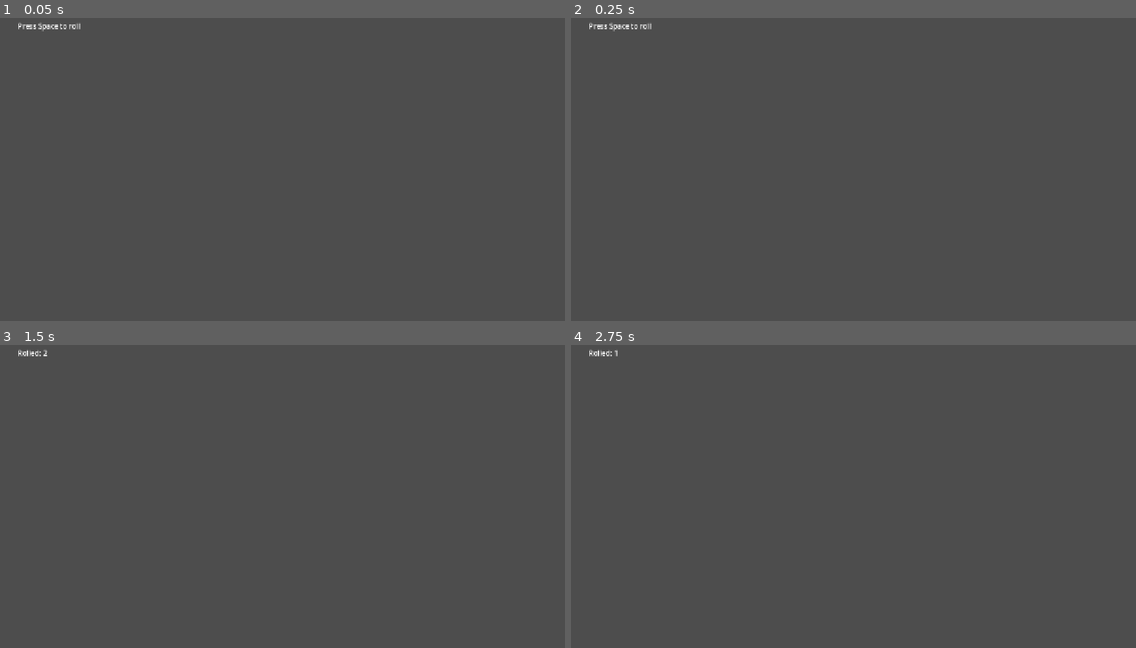
Above: before the commit, frames 1-4 (two rows, left to right).
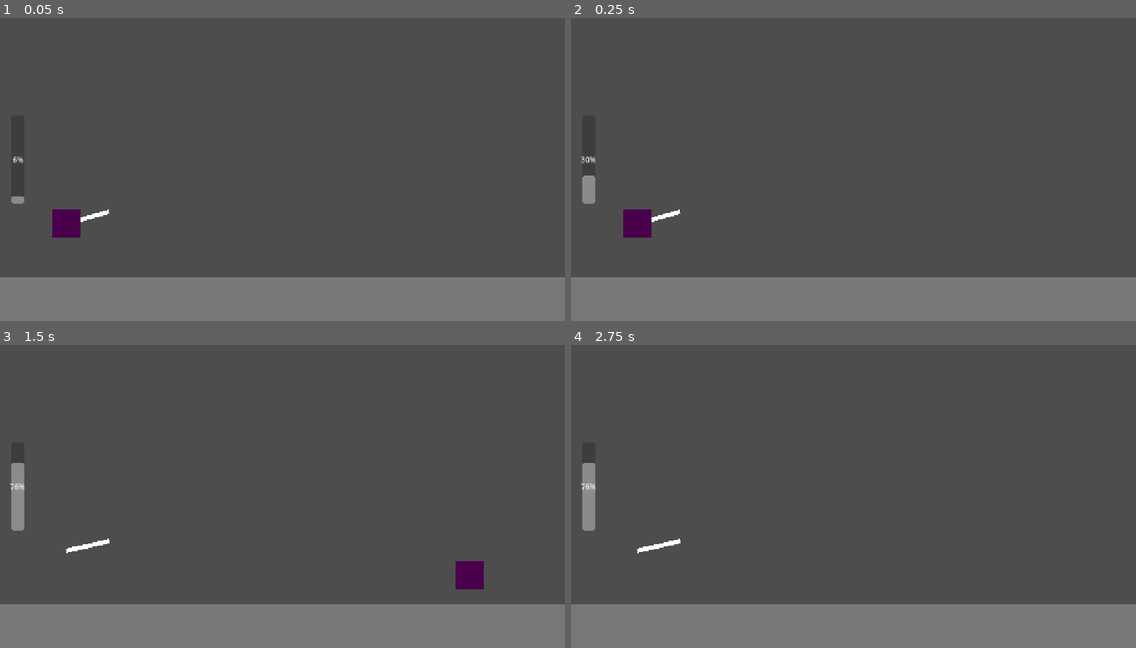
Above: after the commit, the same moments.

Repository: neltholomew/throw_the_dice
Game: Godot game, scene res://scenes/main/game.tscn
The game is run twice, just before and just after one commit, with the same random seed, the same clock (stepped at 60 frames per second) and the same inputs. Before the commit the project starts from res://scenes/main.tscn.
Inputs (mouse positions are in pixels of both pictures, inside the frame that each line leads up to):
- Up to frame 1 (0.05 s): no input
- Up to frame 2 (0.25 s): no input
- Up to frame 3 (1.5 s): tap Space at 0.5, 0.77, 0.8, 1.07, 1.35 s; move the mouse to (406, 472) at 0.52 s; click (406, 472) at 0.6 s; move the mouse to (169, 505) at 1.27 s
- Up to frame 4 (2.75 s): tap Space at 1.52, 1.82, 2.3 s; click (740, 505) at 1.55 s; move the mouse to (910, 417) at 2.02 s; click (910, 417) at 2.1 s

The runs differ from the first frame. In frame 1, 15% of the frame differs, in the area x 0-100%, y 1-100%; in frame 2, 15%; in frame 3, 16%; in frame 4, 15%.

Commit message:
Add throw meter, mouse aim, and Dice flight with bouncing
- Game scene with power meter, aim line and left-click throw action
- Dice scene: gravity, bounce, ground sliding and run_ended signal
- Ground placeholder, remove old Space-to-roll test scene

Co-Authored-By: Claude Opus 5.5 <noreply@anthropic.com>

Diff:
--- a/project.godot
+++ b/project.godot
@@ -11,7 +11,7 @@
 [application]
 
 config/name="Dice Game"
-run/main_scene="res://scenes/main.tscn"
+run/main_scene="uid://7n73co6hb8m"
 config/features=PackedStringArray("4.7", "Forward Plus")
 config/icon="res://icon.svg"
 
@@ -20,3 +20,11 @@
 window/size/viewport_width=1280
 window/size/viewport_height=720
 window/stretch/mode="canvas_items"
+
+[input]
+
+throw={
+"deadzone": 0.2,
+"events": [Object(InputEventMouseButton,"resource_local_to_scene":false,"resource_name":"","device":-1,"window_id":0,"alt_pressed":false,"shift_pressed":false,"ctrl_pressed":false,"meta_pressed":false,"button_mask":0,"position":Vector2(0, 0),"global_position":Vector2(0, 0),"factor":1.0,"button_index":1,"canceled":false,"pressed":false,"double_click":false,"script":null)
+]
+}
--- /dev/null
+++ b/scenes/dice/dice.tscn
@@ -0,0 +1,21 @@
+[gd_scene format=3 uid="uid://c1yruuvdkb27f"]
+
+[ext_resource type="Script" uid="uid://bf4u6eicuiqki" path="res://scripts/dice/dice.gd" id="1_4fys5"]
+
+[sub_resource type="RectangleShape2D" id="RectangleShape2D_4nuaq"]
+size = Vector2(64, 64)
+
+[node name="Dice" type="CharacterBody2D" unique_id=2075640556]
+script = ExtResource("1_4fys5")
+
+[node name="CollisionShape2D" type="CollisionShape2D" parent="." unique_id=1312407655]
+shape = SubResource("RectangleShape2D_4nuaq")
+
+[node name="ColorRect" type="ColorRect" parent="CollisionShape2D" unique_id=957344618]
+offset_left = -32.0
+offset_top = -32.0
+offset_right = 32.0
+offset_bottom = 32.0
+color = Color(0.29034302, 7.7634904e-05, 0.30367082, 1)
+
+[node name="SpritePlaceholder" type="Sprite2D" parent="." unique_id=364258721]
--- a/scenes/main.tscn
+++ /dev/null
@@ -1,11 +0,0 @@
-[gd_scene load_steps=2 format=3]
-
-[ext_resource type="Script" path="res://scripts/main.gd" id="1"]
-
-[node name="Main" type="Node2D"]
-script = ExtResource("1")
-
-[node name="Label" type="Label" parent="."]
-offset_left = 40.0
-offset_top = 40.0
-text = "Press Space to roll"
--- /dev/null
+++ b/scenes/main/game.tscn
@@ -0,0 +1,38 @@
+[gd_scene format=3 uid="uid://7n73co6hb8m"]
+
+[ext_resource type="Script" uid="uid://dyusyrb186jdt" path="res://scripts/main/game.gd" id="1_e64el"]
+[ext_resource type="PackedScene" uid="uid://c1yruuvdkb27f" path="res://scenes/dice/dice.tscn" id="2_ma5rq"]
+
+[sub_resource type="RectangleShape2D" id="RectangleShape2D_ma5rq"]
+size = Vector2(100000, 100)
+
+[node name="Game" type="Node2D" unique_id=1520207878]
+script = ExtResource("1_e64el")
+
+[node name="ProgressBar" type="ProgressBar" parent="." unique_id=1146790352]
+offset_left = 25.0
+offset_top = 254.0
+offset_right = 55.0
+offset_bottom = 454.0
+fill_mode = 3
+
+[node name="LaunchPoint" type="Marker2D" parent="." unique_id=1598367436]
+position = Vector2(150, 500)
+
+[node name="AimLine" type="Line2D" parent="LaunchPoint" unique_id=2069327610]
+points = PackedVector2Array(0, 0, 100, 0)
+
+[node name="Dice" parent="." unique_id=2075640556 instance=ExtResource("2_ma5rq")]
+
+[node name="Ground" type="StaticBody2D" parent="." unique_id=104003459]
+position = Vector2(640, 670)
+
+[node name="CollisionShape2D" type="CollisionShape2D" parent="Ground" unique_id=1732709595]
+shape = SubResource("RectangleShape2D_ma5rq")
+
+[node name="ColorRect" type="ColorRect" parent="Ground/CollisionShape2D" unique_id=1226624979]
+offset_left = -50000.0
+offset_top = -50.0
+offset_right = 50000.0
+offset_bottom = 50.0
+color = Color(0.47007585, 0.47007585, 0.47007585, 1)
--- /dev/null
+++ b/scripts/dice/dice.gd
@@ -0,0 +1,36 @@
+extends CharacterBody2D
+class_name Dice
+signal run_ended
+
+@export var gravity: float = 980.0
+@export var bounciness: float = 0.7
+@export var min_bounce_speed: float = 150.0
+@export var friction: float = 200.0
+@export var stop_speed: float = 10.0
+var still_time: float = 0.0
+var flying: bool = false
+
+
+func launch(launch_velocity:Vector2) -> void:
+	velocity = launch_velocity
+	flying = true
+
+
+func _physics_process(delta: float) -> void:
+	if not flying:
+		return
+	velocity.y += gravity * delta
+	var collision: KinematicCollision2D = move_and_collide(velocity * delta)
+	if collision:
+		if collision.get_normal().y < -0.7 and velocity.y < min_bounce_speed:
+			velocity.y = 0
+			velocity.x = move_toward(velocity.x, 0, friction * delta)
+		else:
+			velocity = velocity.bounce(collision.get_normal()) * bounciness
+	if velocity.length() < stop_speed:
+		still_time += delta
+	else:
+		still_time = 0
+	if still_time >= 0.5:
+		flying = false
+		run_ended.emit()
--- a/scripts/main.gd
+++ /dev/null
@@ -1,8 +0,0 @@
-extends Node2D
-
-@onready var label: Label = $Label
-
-
-func _unhandled_input(event: InputEvent) -> void:
-	if event is InputEventKey and event.pressed and event.keycode == KEY_SPACE:
-		label.text = "Rolled: %d" % randi_range(1, 6)
--- /dev/null
+++ b/scripts/main/game.gd
@@ -0,0 +1,37 @@
+extends Node2D
+
+var power: float = 0.0
+@export var meter_speed: float = 120.0
+@export var power_to_speed: float = 15.0
+var direction: int = 1
+var thrown: bool = false
+@onready var meter: ProgressBar = $ProgressBar
+@onready var launch_point: Marker2D = $LaunchPoint
+@onready var dice: Dice = $Dice
+
+func _ready() -> void:
+	dice.global_position = launch_point.global_position
+	dice.run_ended.connect(_on_dice_run_ended)
+
+func _process(delta: float) -> void:
+	if thrown:
+		return
+	power += meter_speed * direction * delta
+	if power >= 100:
+		direction = -1
+	if power <= 0:
+		direction = 1
+	power = clampf(power, 0.0, 100.0)
+	meter.value = power
+	var to_mouse: Vector2 = get_global_mouse_position() - launch_point.global_position
+	var angle: float = to_mouse.angle()
+	angle = clampf(angle, deg_to_rad(-85), deg_to_rad(0))
+	launch_point.rotation = angle
+	if Input.is_action_just_pressed("throw"):
+		thrown = true
+		print("Power: ",power, " Angle: ", rad_to_deg(angle))
+		dice.launch(Vector2.from_angle(angle) * power * power_to_speed)
+
+
+func _on_dice_run_ended() -> void:
+		print("Run ended!")
Not shown, added: assets/sprites/Illustration.png.import
Not shown, added: scripts/dice/dice.gd.uid
Not shown, removed: scripts/main.gd.uid
Not shown, added: scripts/main/game.gd.uid
Not shown, changed: .gitignore
